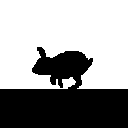
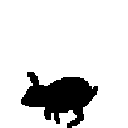
Comparing the layer stacks of the two 128 × 128 images. Changes:
removed layer "Layer 11" over left=0, top=89, right=128, bottom=128
painted on "Layer 12" over left=21, top=47, right=98, bottom=128
